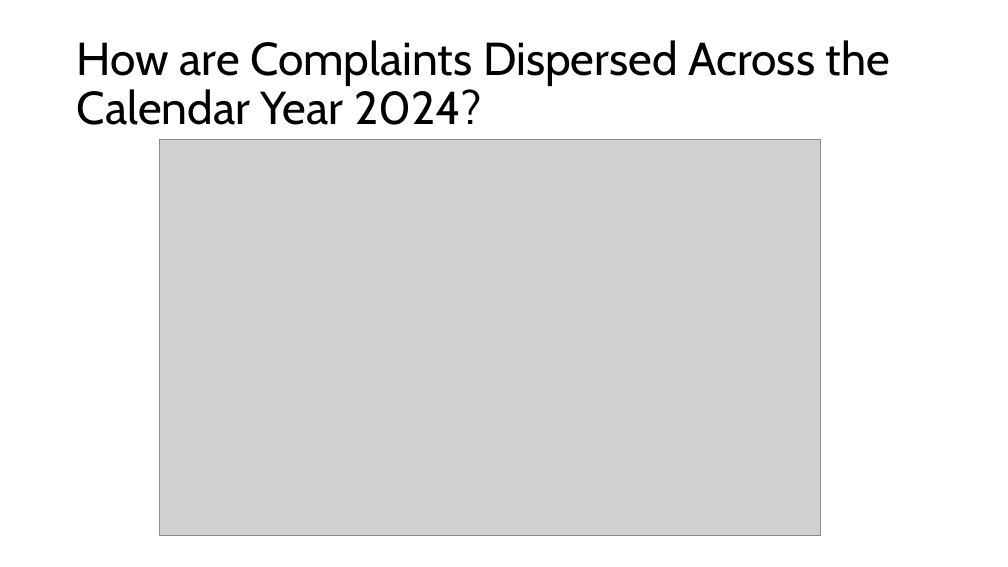
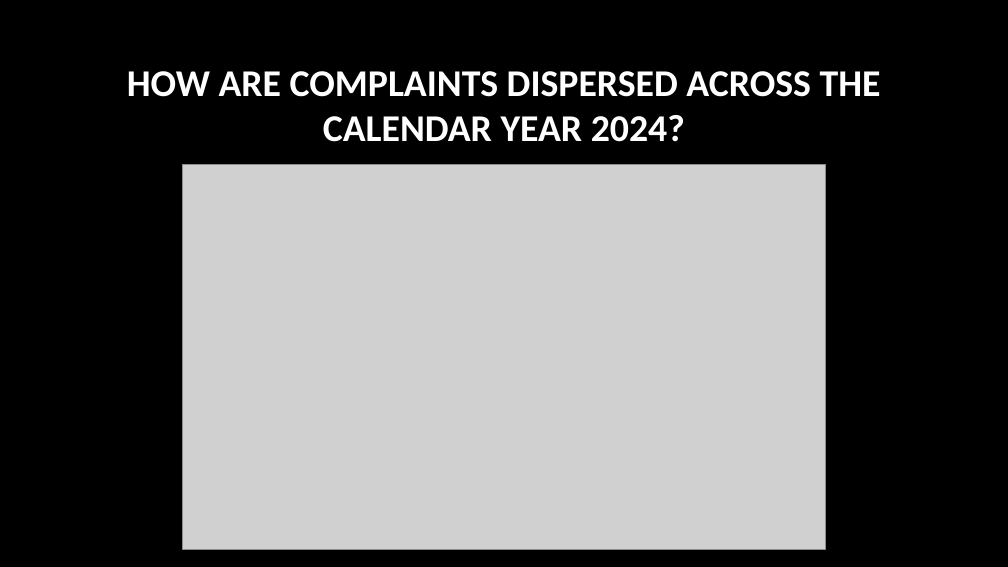
Before and after one commit to janettelau/consumer_complaints, a slide deck: slide 5 of Consumer Complaints.pptx (slide 4 before the commit). Drawn at 1008x567 pixels with LibreOffice and Linux fonts; fonts in the diff are those of the drawing; grey boxes stand for pictures; background and template pictures are left out. Boxes give left, top, right and bottom in pixels: in the first picture for what was removed or moved away, otherwise in the second. Text is boxed around its words. In the diff, an @@ line names an element or a change of style, - is before the commit and + after.

Commit message:
Updated the design of the powerpoint

```diff
--- a/Consumer Complaints.pptx
+++ b/Consumer Complaints.pptx
@@ background #FFFFFF to picture (left out) @@
@@ title at (127, 71, 881, 142): text changed; size 44 to 36 pt; font Cabin to Calibri; text colour #000000 to #FFFFFF; bold on @@
-How are Complaints Dispersed Across the Calendar Year 2024?
+HOW ARE COMPLAINTS DISPERSED ACROSS THE CALENDAR YEAR 2024?
@@ picture: place and size @@
-picture at (160, 139, 820, 536)
+picture at (183, 164, 826, 550)
```
Also in this commit, not shown: 6 other slides changed, 7 slides added.
